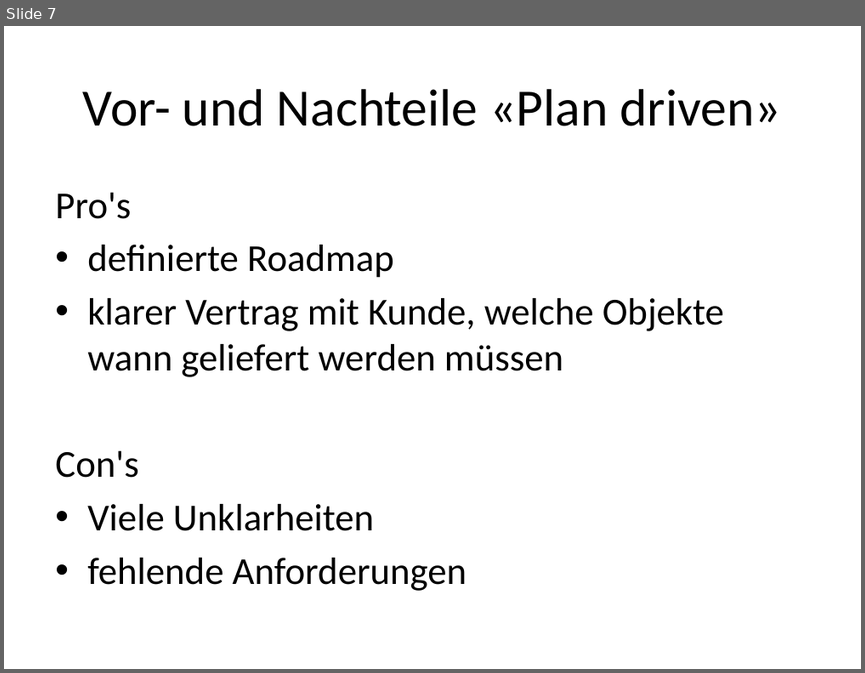
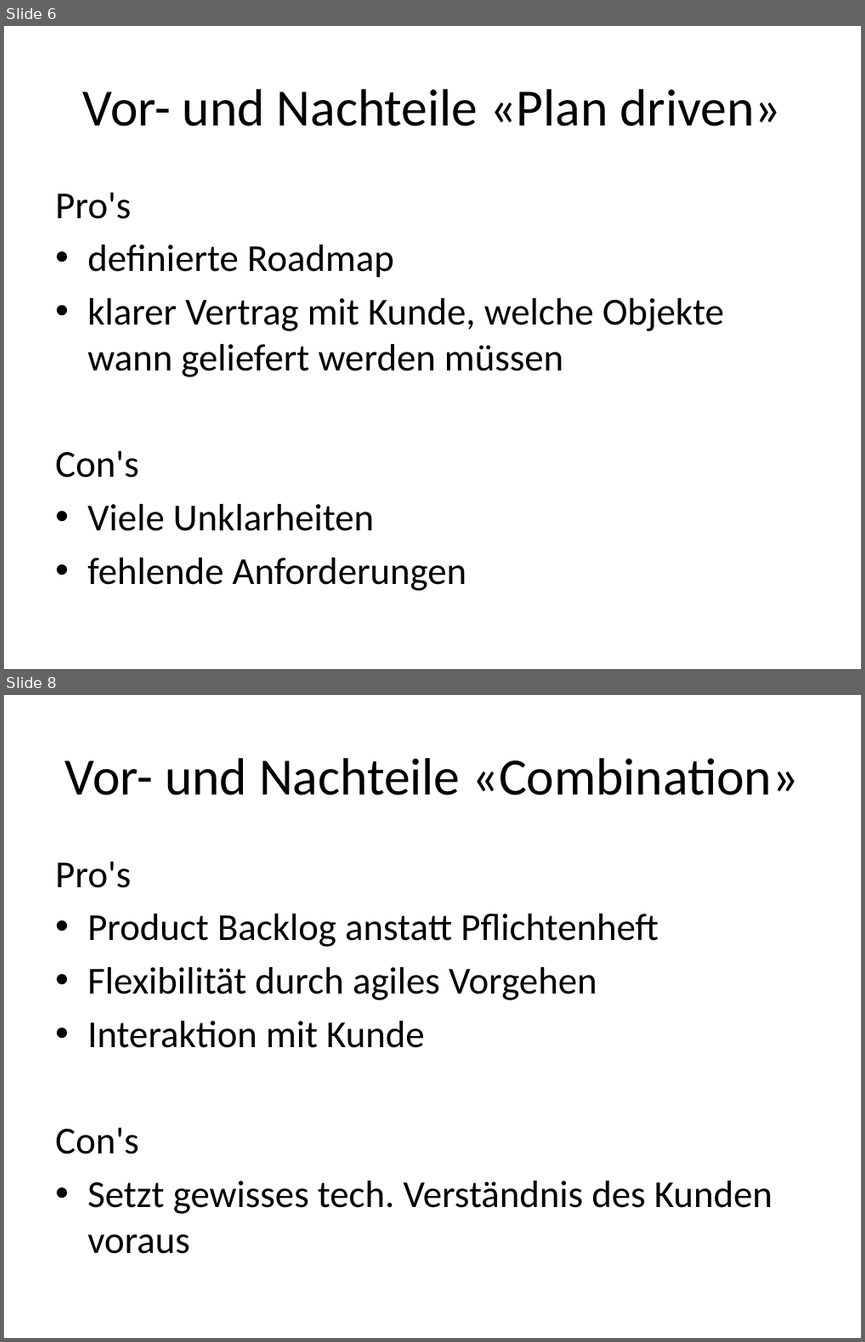
Before and after one commit to boebu/ch.bfh.bti7081.s2013.yellow, a slide deck: ch.bfh.bti7081.s2013.yellow/doc/task02/task1_2_presentation.pptx. Shown one above the other, each under a label of ours: slide 7 before the commit, slides 6 and 8 after it; the slides between them are not shown. The pictures are 865x673 and 865x1342 pixels, drawn with LibreOffice and Linux fonts; fonts in the diff are those of the drawing. Boxes give left, top, right and bottom in pixels: in the first picture for what was removed or moved away, otherwise in the second. Text is boxed around its words. In the diff, an @@ line names an element or a change of style, - is before the commit and + after.

```diff
--- a/ch.bfh.bti7081.s2013.yellow/doc/task02/task1_2_presentation.pptx
+++ b/ch.bfh.bti7081.s2013.yellow/doc/task02/task1_2_presentation.pptx
@@ slide 8 added at (x1=4, y1=695, x2=861, y2=1338), background #FFFFFF @@
@@ title added at (x1=65, y1=758, x2=799, y2=795), 44 pt, text #000000 @@
+Vor- und Nachteile «Combination»
@@ text added at (x1=55, y1=861, x2=772, y2=1253), 32 pt, text #000000 @@
+Pro's
+• Product Backlog anstatt Pflichtenheft
+• Flexibilität durch agiles Vorgehen
+• Interaktion mit Kunde
+Con's
+• Setzt gewisses tech. Verständnis des Kunden voraus
@@ what was slide 7 is now slide 6 @@
```
Also in this commit, not shown: 2 slides changed, 3 slides removed.
